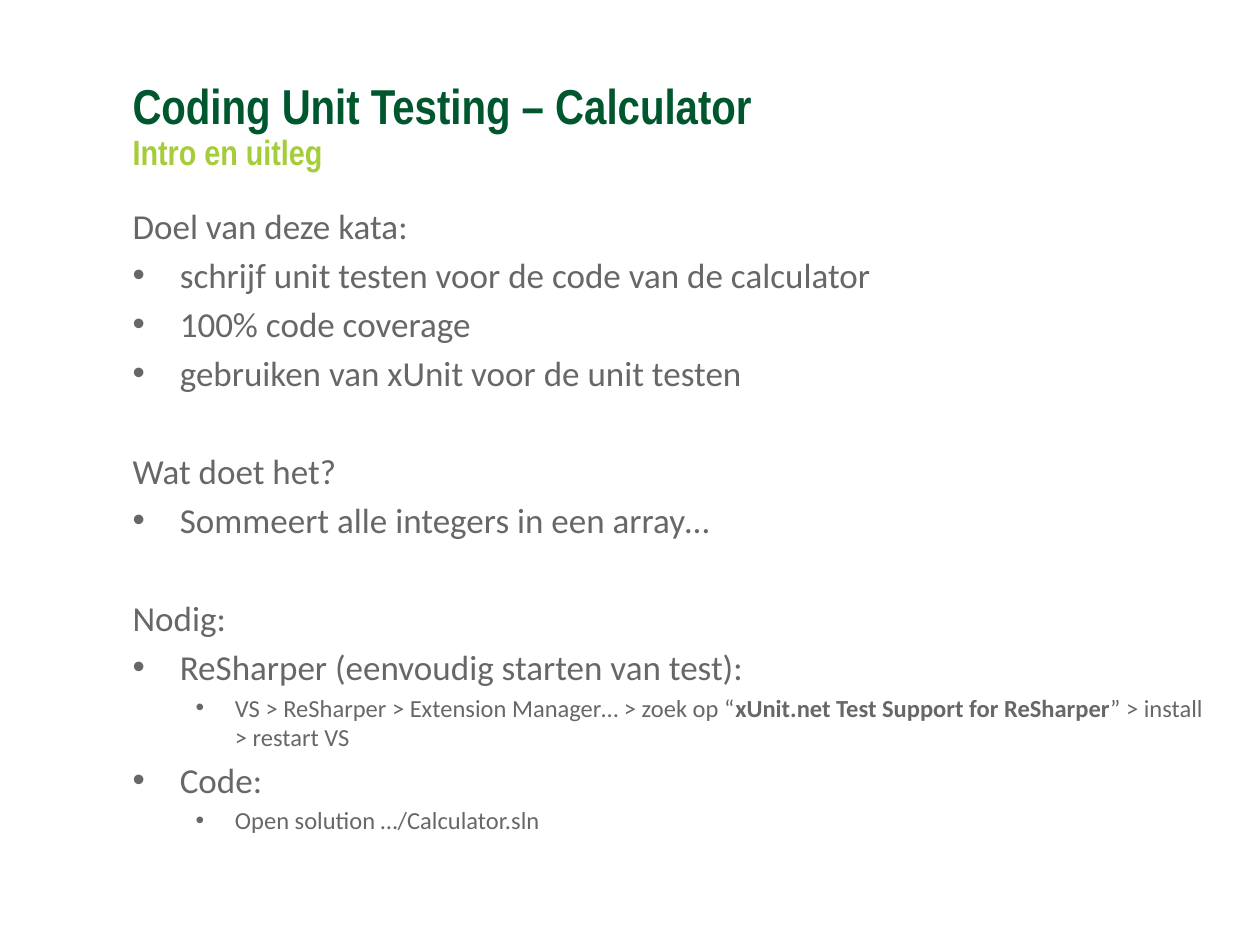
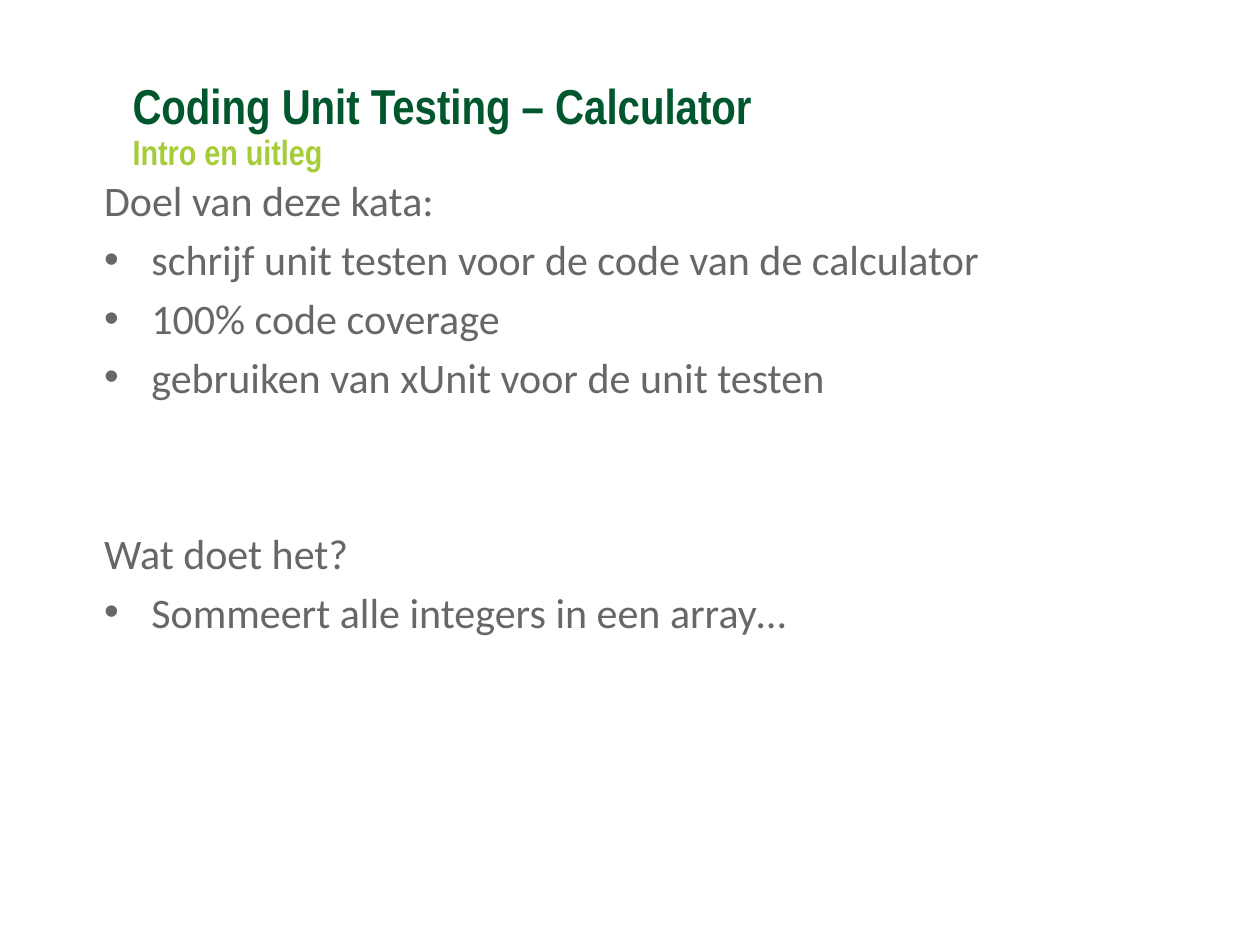
Before and after one commit to Ozindar/GCUnitTestDojo, a slide deck: slide 3 of calculator/Coding Kata - Calculator.pptx. Drawn at 1260x945 pixels with LibreOffice and Linux fonts; fonts in the diff are those of the drawing; background and template pictures are left out. Boxes give left, top, right and bottom in pixels: in the first picture for what was removed or moved away, otherwise in the second. Text is boxed around its words. In the diff, an @@ line names an element or a change of style, - is before the commit and + after.

```diff
--- a/calculator/Coding Kata - Calculator.pptx
+++ b/calculator/Coding Kata - Calculator.pptx
@@ text "Doel van deze kata:": place and size @@
-text "Doel van deze kata:" at (133,214,1203,833)
+text "Doel van deze kata:" at (104,187,979,635)
@@ text "Doel van deze kata:" at (104,187,979,635): size 20 to 24 pt @@
@@ text at (133,606,1203,833): paragraphs removed @@
-Nodig:
-• ReSharper (eenvoudig starten van test):
-  • VS > ReSharper > Extension Manager… > zoek op “xUnit.net Test Support for ReSharper” > install > restart VS
-• Code:
-  • Open solution …/Calculator.sln
```
Also in this commit, not shown: 1 other slide changed, 1 slide added, 2 other files.
